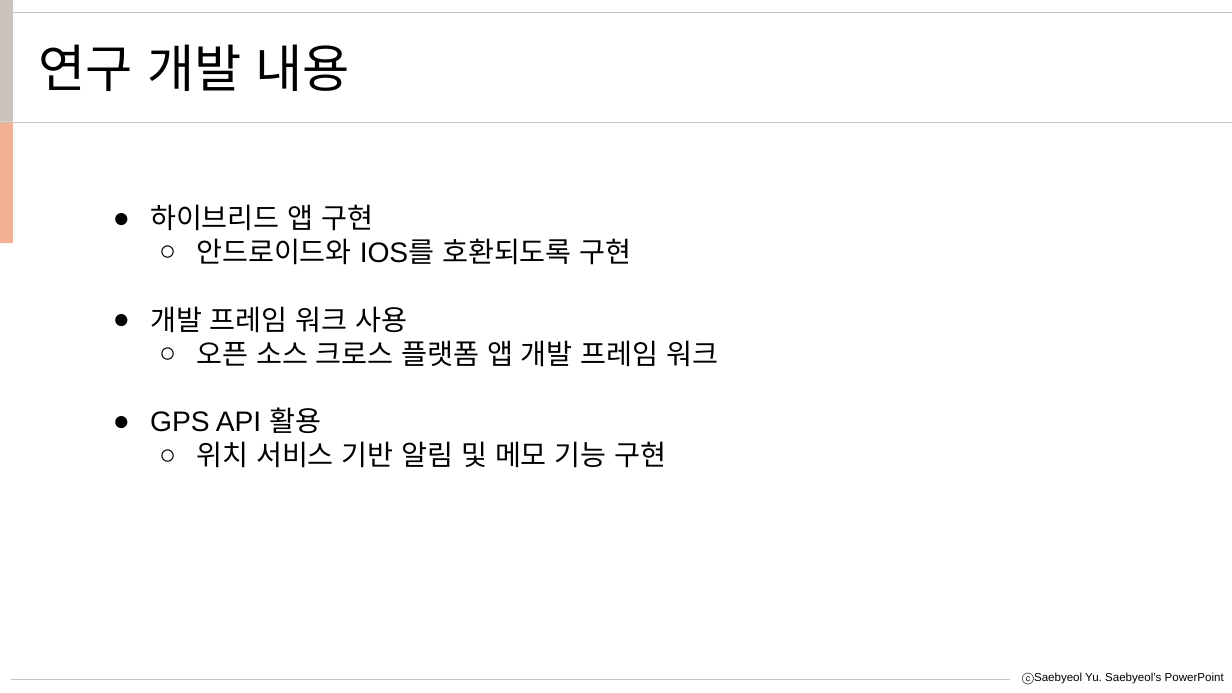
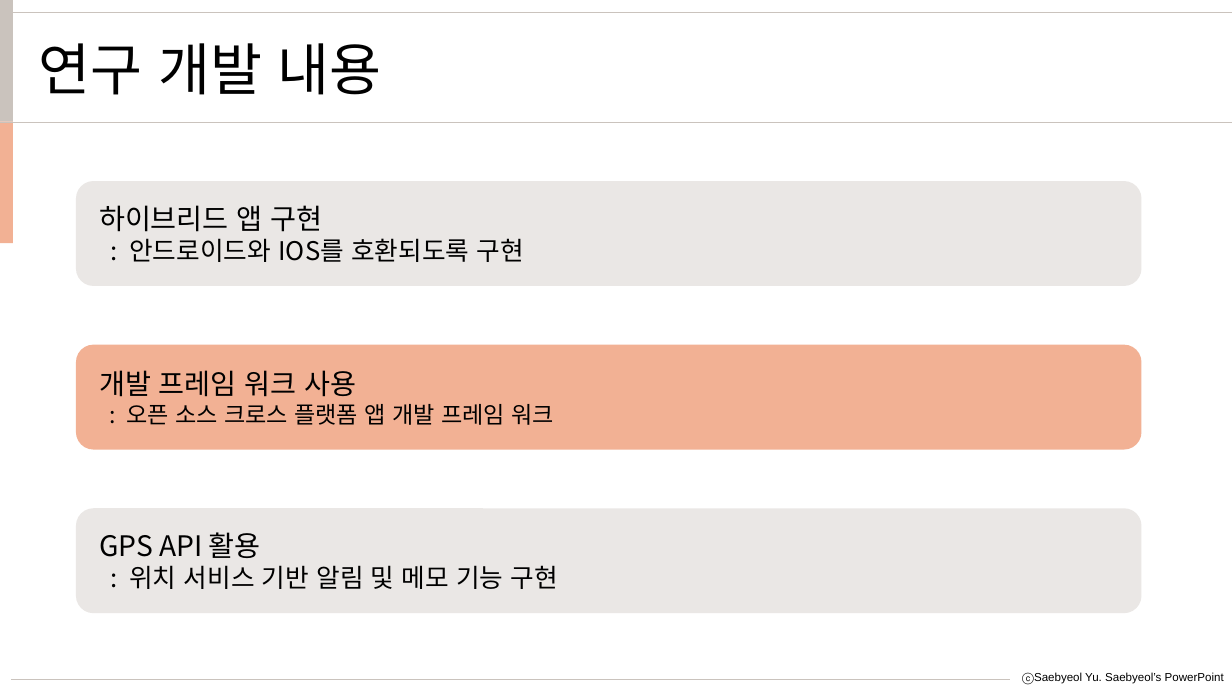
Before and after one commit to sowon-choi/alarm-with-gps, a slide deck: slide 5 of 2021-1 소프 일석삼조.pptx. Drawn at 1232x693 pixels with LibreOffice and Linux fonts; fonts in the diff are those of the drawing. Boxes give left, top, right and bottom in pixels: in the first picture for what was removed or moved away, otherwise in the second. Text is boxed around its words. In the diff, an @@ line names an element or a change of style, - is before the commit and + after.

```diff
--- a/2021-1 소프 일석삼조.pptx
+++ b/2021-1 소프 일석삼조.pptx
@@ text "연구 개발 내용" at <box>38,43,382,95</box>: size 40 to 44 pt, font Arial to Noto Sans CJK KR @@
@@ rounded rectangle added at <box>76,181,1141,287</box>, fill #EAE7E5, 20 pt, text #000000 @@
+하이브리드 앱 구현
+: 안드로이드와 IOS를 호환되도록 구현
@@ text removed at <box>150,204,718,468</box> @@
-● 하이브리드 앱 구현
-  ○ 안드로이드와 IOS를 호환되도록 구현
-● 개발 프레임 워크 사용
-  ○ 오픈 소스 크로스 플랫폼 앱 개발 프레임 워크
-● GPS API 활용
-  ○ 위치 서비스 기반 알림 및 메모 기능 구현
@@ rounded rectangle added at <box>76,345,1141,450</box>, fill #F2B194, 18 pt, text #000000 @@
+개발 프레임 워크 사용
+: 오픈 소스 크로스 플랫폼 앱 개발 프레임 워크
@@ rounded rectangle added at <box>76,508,1141,614</box>, fill #EAE7E5, 20 pt, text #000000 @@
+GPS API 활용
+: 위치 서비스 기반 알림 및 메모 기능 구현
```
Also in this commit, not shown: 8 other slides changed, 1 slide added.
